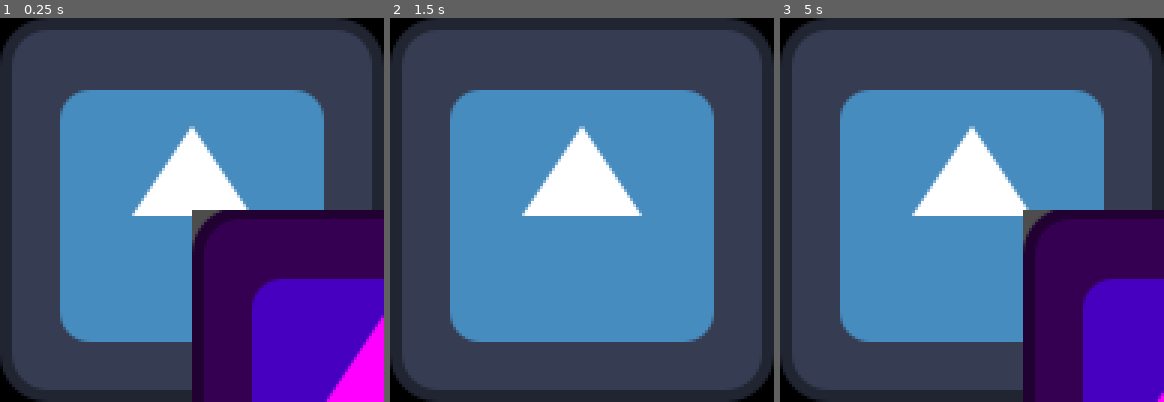
Above: before the commit, frames 1-3 (left to right).
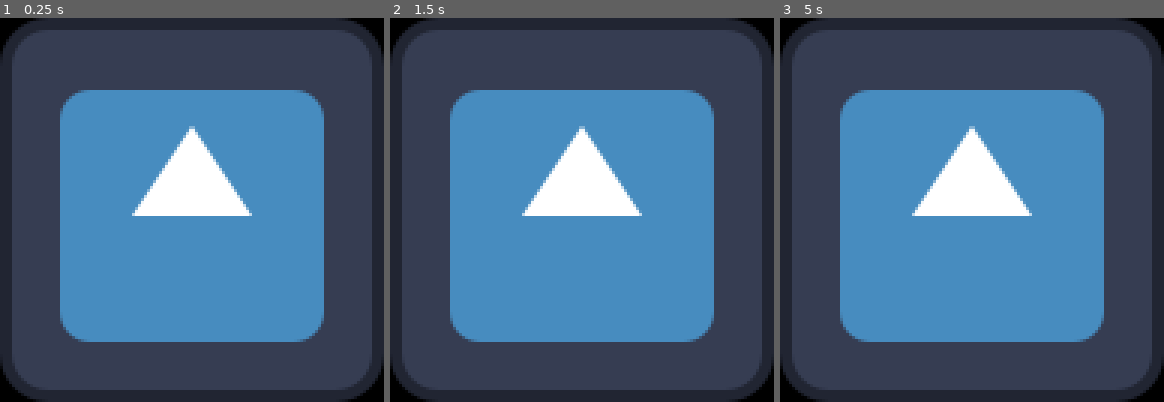
Above: after the commit, the same moments.

Repository: BoopEnthusiast/Desktop-Pet
Game: Godot game, scene res://main.tscn
Same seed, same stepped clock (60 frames per second), same inputs: the game is played once before the commit and once after it. The engine's default icon, where the game draws it, is replaced by a stand-in: a white triangle on a blue panel in a dark square.
Inputs:
- Up to frame 1 (0.25 s): no input
- Up to frame 2 (1.5 s): tap Enter at 0.5 s; hold D (right) 0.53-1.28 s; tap Space at 1.25 s; hold S (down) from 1.28 s (still down)
- Up to frame 3 (5 s): tap Enter at 2, 3.5 s; release S (down) at 2.03 s; hold D (right) 2.03-2.78 s; tap Space at 2.75, 4.25 s; hold W (up) 2.78-3.53 s; hold A (left) from 3.53 s (still down)

The runs differ from the first frame. In frame 1, 25% of the frame differs, in the area x 50-100%, y 50-100%; in frame 2, nothing differs; in frame 3, 18%.

Commit message:
Remove debug window

Diff:
--- a/main.gd
+++ b/main.gd
@@ -3,29 +3,25 @@
 
 const SPEED = 400
 
-var previous_monitor: int
-
 @onready var icon: Sprite2D = $Icon
-@onready var debug_window: Window = $Window
 
 
 func _ready() -> void:
 	get_window().size = icon.texture.get_size()
 
 
-
 func _physics_process(delta: float) -> void:
 	var window = get_window()
-	var moving_in_rect: Rect2 = Rect2(window.position.x, window.position.y, window.size.x, window.size.y)
+	var moving_in_rect: Rect2 = Rect2(window.position.x, window.position.y, window.size.x, window.size.y) # The rect of where the pet is moving to
 
 	# Get the moving direction according to input
-	var direction: Vector2 = Input.get_vector("left", "right", "up", "down")
+	var direction: Vector2 = Input.get_vector("left", "right", "up", "down").normalized()
 	moving_in_rect.position += direction * SPEED * delta
 
-	debug_window.position = Vector2i(moving_in_rect.position + moving_in_rect.size / 2)
+	# Get the middle of where is trying to be moved
+	var moving_to_position: Vector2 = moving_in_rect.position + moving_in_rect.size / 2
 
 	# Make sure the window is inside the usable rect of the screen
-	var moving_to_position: Vector2 = moving_in_rect.position + moving_in_rect.size / 2
 	var outside_of_all_areas: bool = true
 	for i in range(DisplayServer.get_screen_count()):
 		var screen_usable_rect = DisplayServer.screen_get_usable_rect(i)
@@ -36,7 +32,7 @@
 				and moving_to_position.y > screen_usable_rect.position.y
 		):
 			outside_of_all_areas = false
-			previous_monitor = i
 
+	# Move the pet if it's not moving outside of the screen
 	if not outside_of_all_areas:
 		window.position += Vector2i(direction * SPEED * delta)
--- a/main.tscn
+++ b/main.tscn
@@ -9,12 +9,3 @@
 [node name="Icon" type="Sprite2D" parent="."]
 position = Vector2(64, 64)
 texture = ExtResource("1_ig7tw")
-
-[node name="Window" type="Window" parent="."]
-borderless = true
-always_on_top = true
-
-[node name="Icon2" type="Sprite2D" parent="Window"]
-modulate = Color(1, 0, 1, 1)
-position = Vector2(64, 63)
-texture = ExtResource("1_ig7tw")
